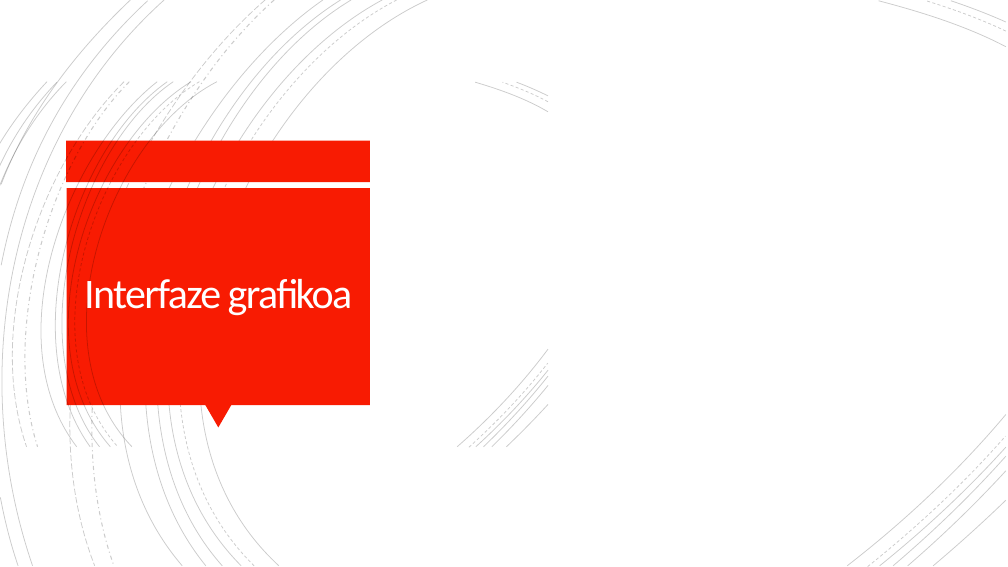
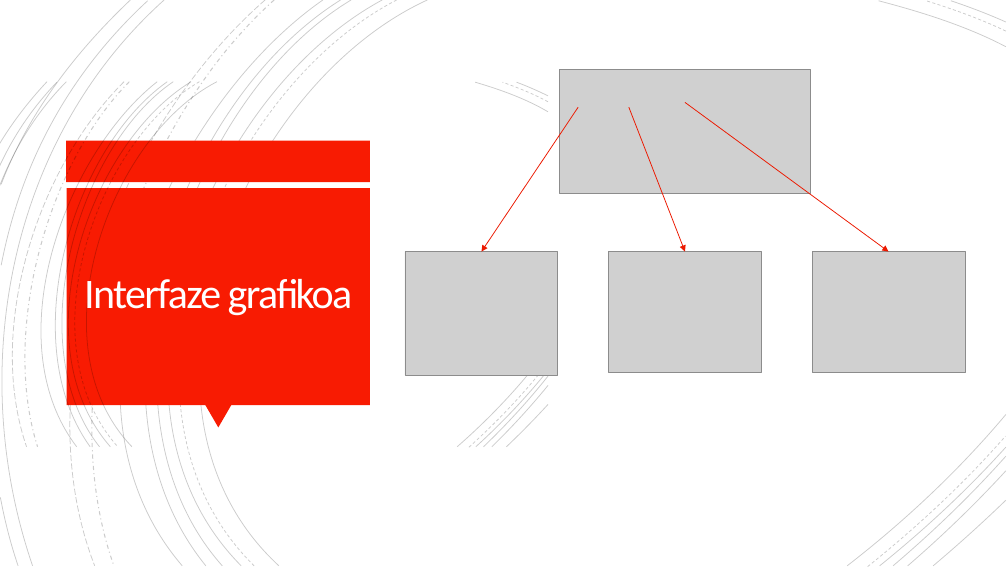
Before and after one commit to OceansForce/Erronka_5_Taldea, a slide deck: slide 14 of Aurkezpena/AurkezpenaTaldea5.pptx. Drawn at 1008x567 pixels with LibreOffice and Linux fonts; fonts in the diff are those of the drawing; grey boxes stand for pictures; background and template pictures are left out. Boxes give left, top, right and bottom in pixels: in the first picture for what was removed or moved away, otherwise in the second. Text is boxed around its words. In the diff, an @@ line names an element or a change of style, - is before the commit and + after.

```diff
--- a/Aurkezpena/AurkezpenaTaldea5.pptx
+++ b/Aurkezpena/AurkezpenaTaldea5.pptx
@@ picture added at <box>560,70,811,193</box> @@
@@ arrow added from (578, 107) to (482, 252), #ED1A02 0.75 pt @@
@@ arrow added from (629, 107) to (685, 252), #ED1A02 0.75 pt @@
@@ arrow added from (685, 102) to (889, 252), #ED1A02 0.75 pt @@
@@ picture added at <box>405,252,558,375</box> @@
@@ picture added at <box>609,252,761,373</box> @@
@@ picture added at <box>812,252,965,373</box> @@
```
Also in this commit, not shown: 8 other slides changed, 2 slides added, 3 slides removed, 1 other file.
